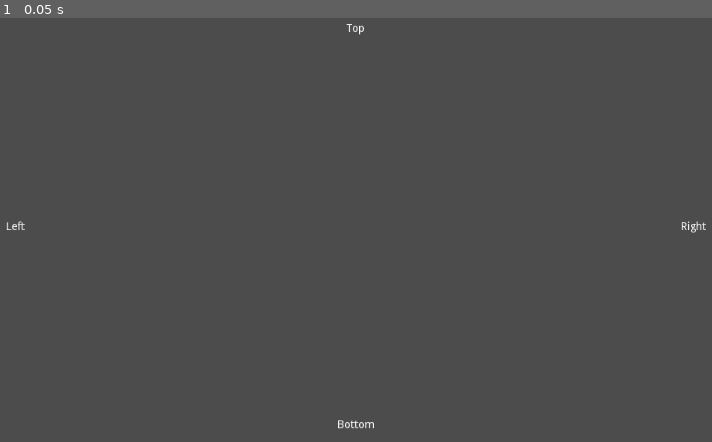
Above: before the commit, frame 1.
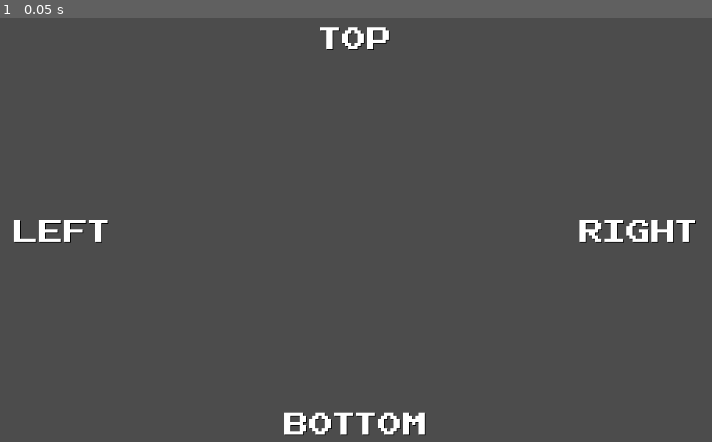
Above: after the commit, the same moment.

Repository: Morphclue/pata-beat
Game: Godot game, scene res://main.tscn
Same seed, same stepped clock (60 frames per second), same inputs: the game is played once before the commit and once after it. The project has no main scene, so this scene is started directly.
Inputs:
- Up to frame 1 (0.05 s): no input

The runs differ from the first frame. In frame 1, 1.9% of the frame differs, in the area x 0-100%, y 1-99%.

Commit message:
feat: added stylized text with DynamicFont

Diff:
--- /dev/null
+++ b/fonts/NESCyrillic.tres
@@ -0,0 +1,8 @@
+[gd_resource type="DynamicFont" load_steps=2 format=2]
+
+[sub_resource type="DynamicFontData" id=1]
+font_path = "res://fonts/NESCyrillic.ttf"
+
+[resource]
+size = 64
+font_data = SubResource( 1 )
--- /dev/null
+++ b/main.gd
@@ -0,0 +1 @@
+extends MarginContainer
--- a/main.tscn
+++ b/main.tscn
@@ -1,8 +1,12 @@
-[gd_scene format=2]
+[gd_scene load_steps=3 format=2]
+
+[ext_resource path="res://fonts/NESCyrillic.tres" type="DynamicFont" id=1]
+[ext_resource path="res://main.gd" type="Script" id=2]
 
 [node name="MarginContainer" type="MarginContainer"]
 anchor_right = 1.0
 anchor_bottom = 1.0
+script = ExtResource( 2 )
 __meta__ = {
 "_edit_use_anchors_": false
 }
@@ -12,43 +16,56 @@
 margin_bottom = 600.0
 
 [node name="VBoxContainer" type="VBoxContainer" parent="CenterContainer"]
-margin_left = 64.0
-margin_top = 39.0
-margin_right = 960.0
-margin_bottom = 561.0
-custom_constants/separation = 240
+margin_left = 74.0
+margin_top = 29.0
+margin_right = 950.0
+margin_bottom = 570.0
+custom_constants/separation = 200
 
 [node name="Top" type="Label" parent="CenterContainer/VBoxContainer"]
-margin_right = 896.0
-margin_bottom = 14.0
-rect_min_size = Vector2( 0, 14 )
+margin_right = 876.0
+margin_bottom = 47.0
+rect_min_size = Vector2( 0, 47 )
+custom_fonts/font = ExtResource( 1 )
+custom_colors/font_color_shadow = Color( 0, 0, 0, 1 )
 text = "Top"
 align = 1
+valign = 1
 
 [node name="HBoxContainer" type="HBoxContainer" parent="CenterContainer/VBoxContainer"]
-margin_top = 254.0
-margin_right = 896.0
-margin_bottom = 268.0
-rect_min_size = Vector2( 0, 14 )
-custom_constants/separation = 840
+margin_top = 247.0
+margin_right = 876.0
+margin_bottom = 294.0
+rect_min_size = Vector2( 0, 47 )
+custom_constants/separation = 600
 
 [node name="Left" type="Label" parent="CenterContainer/VBoxContainer/HBoxContainer"]
-margin_right = 24.0
-margin_bottom = 14.0
+margin_right = 124.0
+margin_bottom = 47.0
+rect_min_size = Vector2( 0, 47 )
+custom_fonts/font = ExtResource( 1 )
+custom_colors/font_color_shadow = Color( 0, 0, 0, 1 )
 text = "Left"
-align = 1
+valign = 1
 
 [node name="Right" type="Label" parent="CenterContainer/VBoxContainer/HBoxContainer"]
-margin_left = 864.0
-margin_right = 896.0
-margin_bottom = 14.0
+margin_left = 724.0
+margin_right = 876.0
+margin_bottom = 47.0
+rect_min_size = Vector2( 0, 47 )
+custom_fonts/font = ExtResource( 1 )
+custom_colors/font_color_shadow = Color( 0, 0, 0, 1 )
 text = "Right"
-align = 1
+align = 2
+valign = 1
 
 [node name="Bottom" type="Label" parent="CenterContainer/VBoxContainer"]
-margin_top = 508.0
-margin_right = 896.0
-margin_bottom = 522.0
-rect_min_size = Vector2( 0, 14 )
+margin_top = 494.0
+margin_right = 876.0
+margin_bottom = 541.0
+rect_min_size = Vector2( 0, 47 )
+custom_fonts/font = ExtResource( 1 )
+custom_colors/font_color_shadow = Color( 0, 0, 0, 1 )
 text = "Bottom"
 align = 1
+valign = 1
Binary file added: fonts/NESCyrillic.ttf
